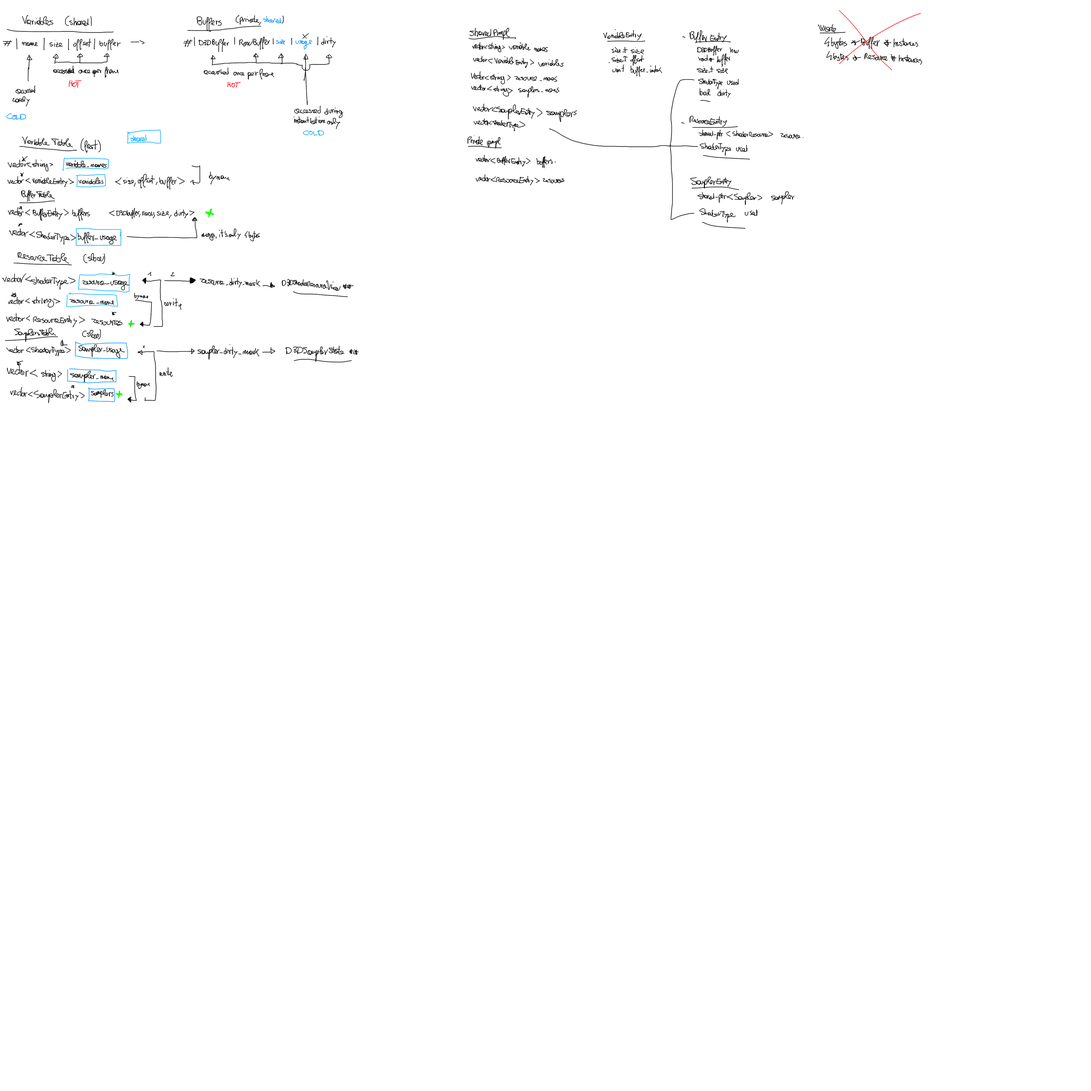
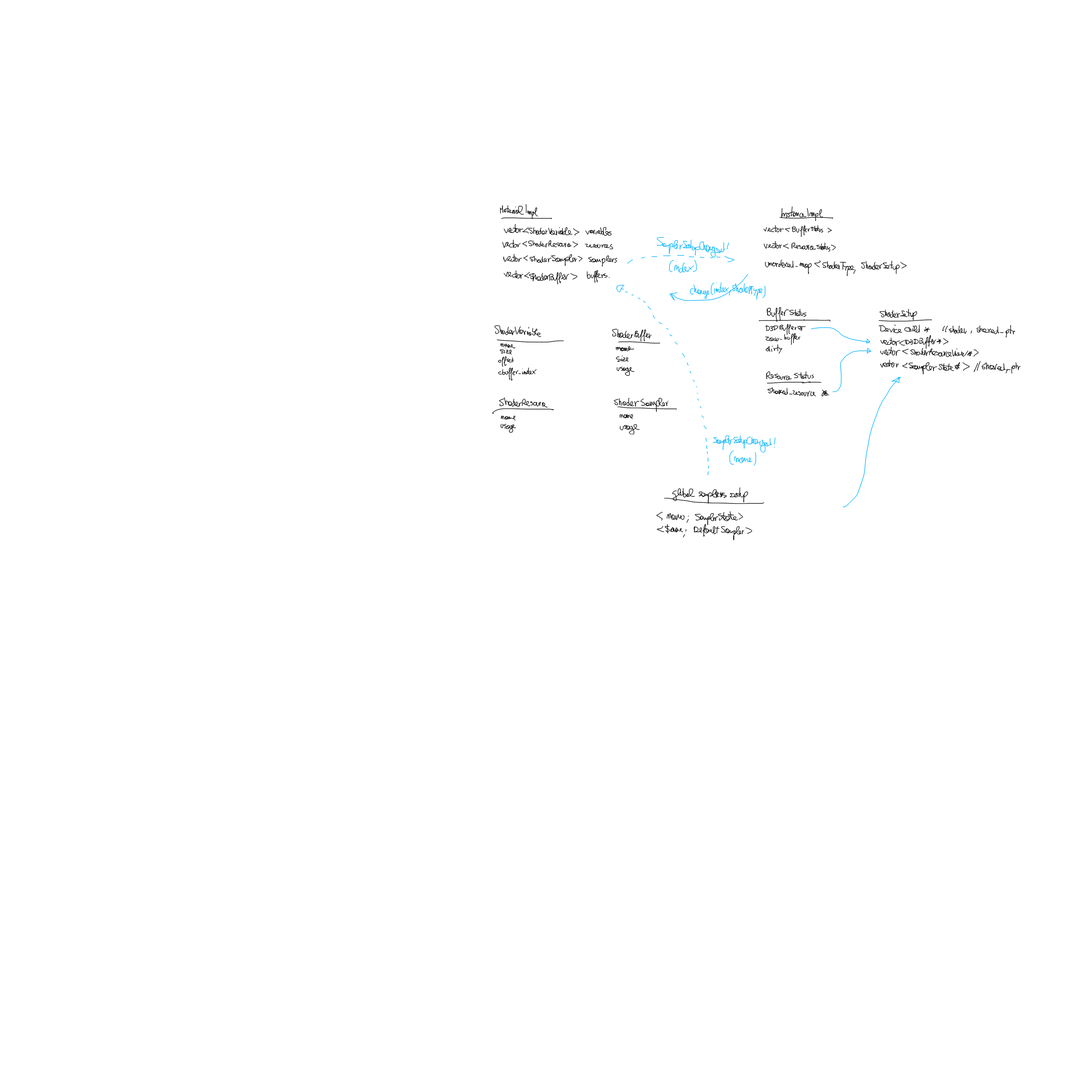
Layer changes from the first 1091px x 1091px image to the second:
painted on "Background" over [2, 10, 1022, 541]
